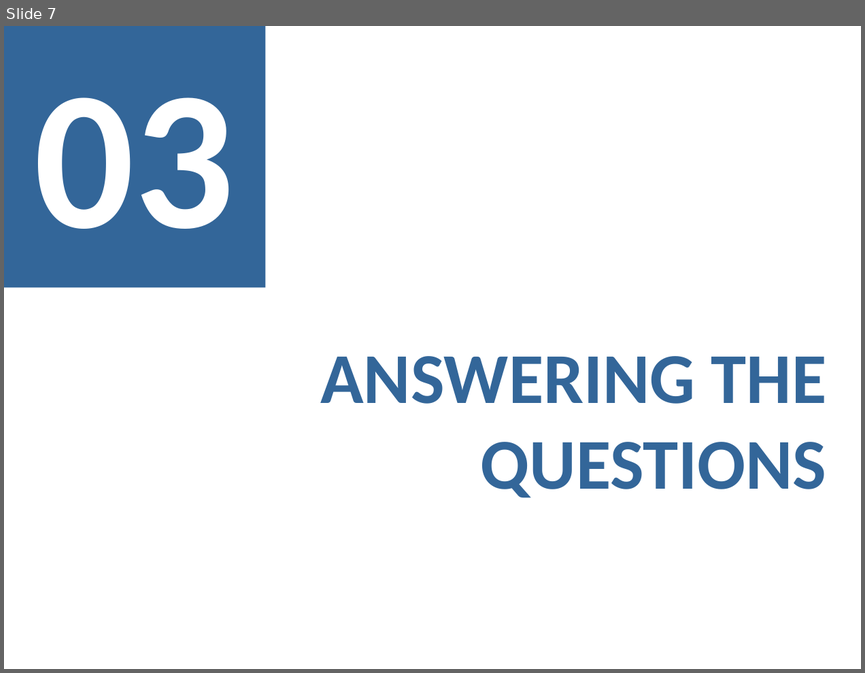
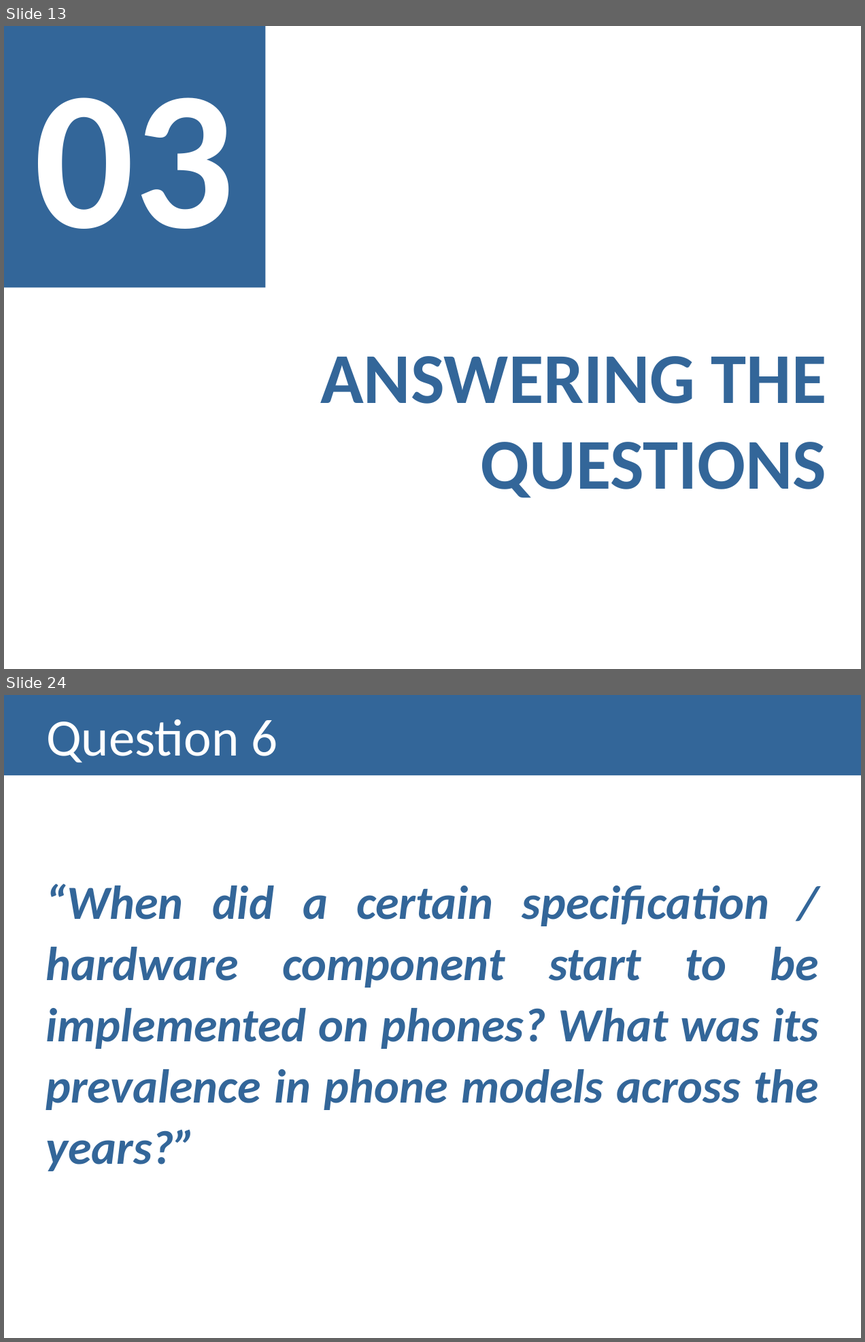
Before and after one commit to isabelSoares/IV-2021, a slide deck: Checkpoints Outline/Checkpoint 3/Checkpoint 3 - G16.pptx. Shown one above the other, each under a label of ours: slide 7 before the commit, slides 13 and 24 after it; the slides between them are not shown. The pictures are 865x673 and 865x1342 pixels, drawn with LibreOffice and Linux fonts; fonts in the diff are those of the drawing. Boxes give left, top, right and bottom in pixels: in the first picture for what was removed or moved away, otherwise in the second. Text is boxed around its words. In the diff, an @@ line names an element or a change of style, - is before the commit and + after.

```diff
--- a/Checkpoints Outline/Checkpoint 3/Checkpoint 3 - G16.pptx
+++ b/Checkpoints Outline/Checkpoint 3/Checkpoint 3 - G16.pptx
@@ slide 24 added at (x1=4, y1=695, x2=861, y2=1338), background #FFFFFF @@
@@ title added at (x1=4, y1=695, x2=861, y2=775), fill #336699, 44 pt, text #FFFFFF @@
+Question 6
@@ text added at (x1=45, y1=883, x2=819, y2=1171), 40 pt, text #336699, bold, italic @@
+“When did a certain specification / hardware component start to be implemented on phones? What was its prevalence in phone models across the years?”
@@ what was slide 7 is now slide 13 @@
```
Also in this commit, not shown: 23 other slides added, 4 slides removed, 2 other files.
